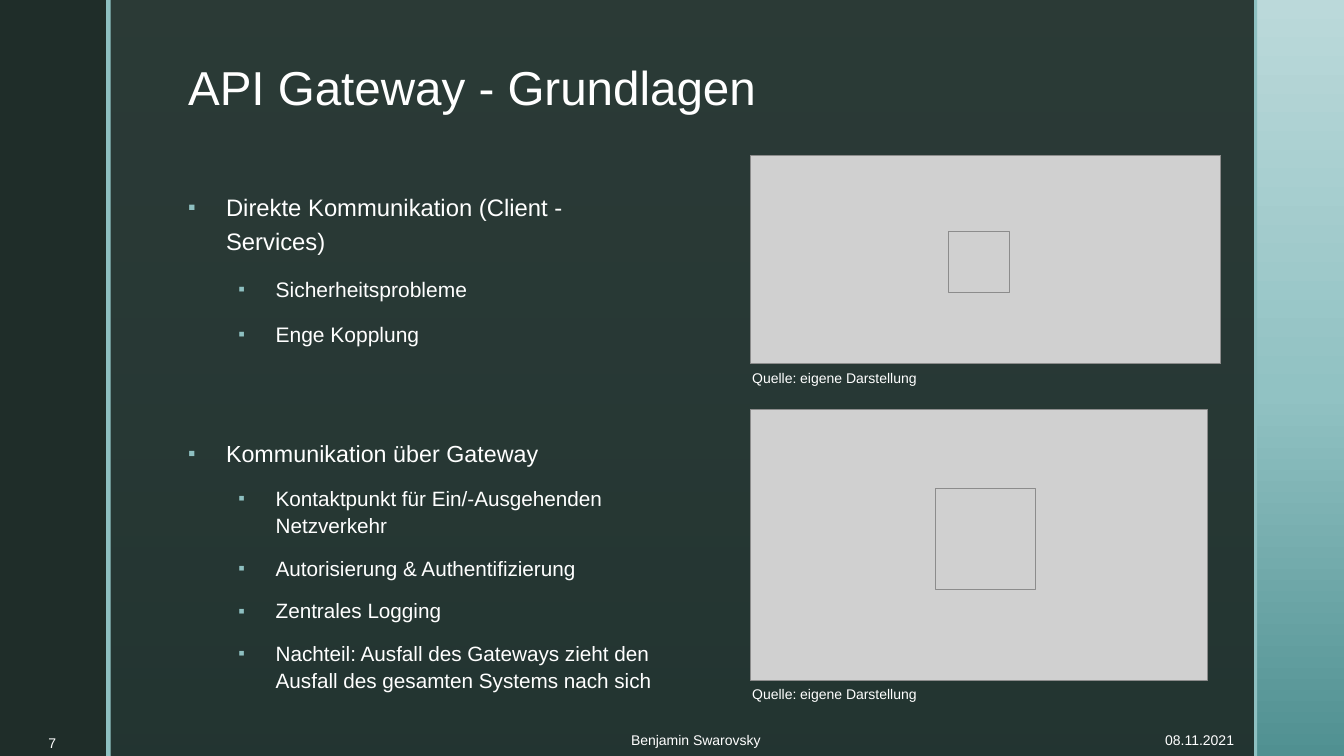
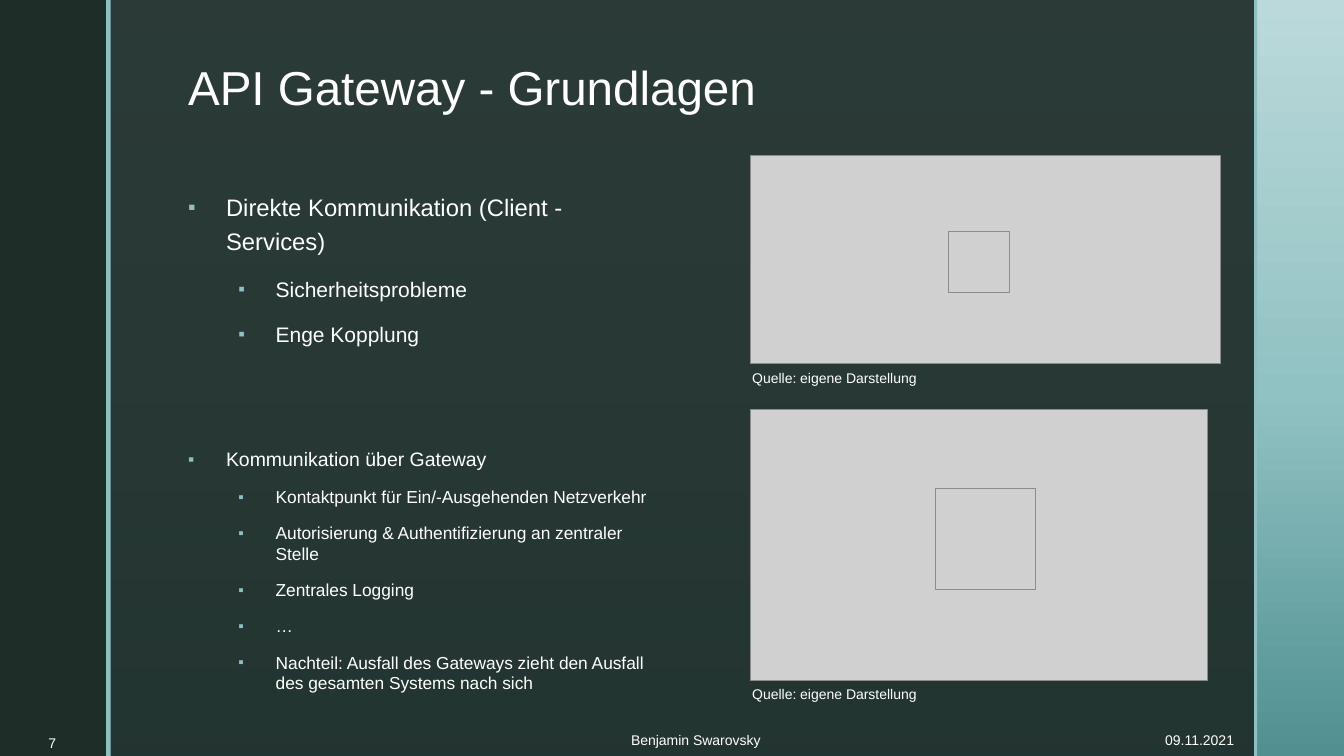
Before and after one commit to BenjaminS01/Abschluss, a slide deck: slide 7 of Vortrag.pptx. Drawn at 1344x756 pixels with LibreOffice and Linux fonts; fonts in the diff are those of the drawing; grey boxes stand for pictures; background and template pictures are left out. Boxes give left, top, right and bottom in pixels: in the first picture for what was removed or moved away, otherwise in the second. Text is boxed around its words. In the diff, an @@ line names an element or a change of style, - is before the commit and + after.

```diff
--- a/Vortrag.pptx
+++ b/Vortrag.pptx
@@ text at [226, 452, 646, 693]: paragraph added @@
+  ▪ …
@@ text at [226, 452, 646, 693]: size 16.6 to 13.9 pt in "Kommunikation über Gateway"; size 14.8 to 12.4 pt in "Kontaktpunkt für Ein/-Ausgehenden Netzverkehr", "Zentrales Logging", "Nachteil: Ausfall des Gateways zieht den Ausfall ..."; line spacing 1.1 to 1 @@
@@ text at [276, 526, 622, 560]: text changed; size 14.8 to 12.4 pt @@
-  ▪ Autorisierung & Authentifizierung
+  ▪ Autorisierung & Authentifizierung an zentraler Stelle
```
Also in this commit, not shown: 24 other slides changed, 7 other files.
